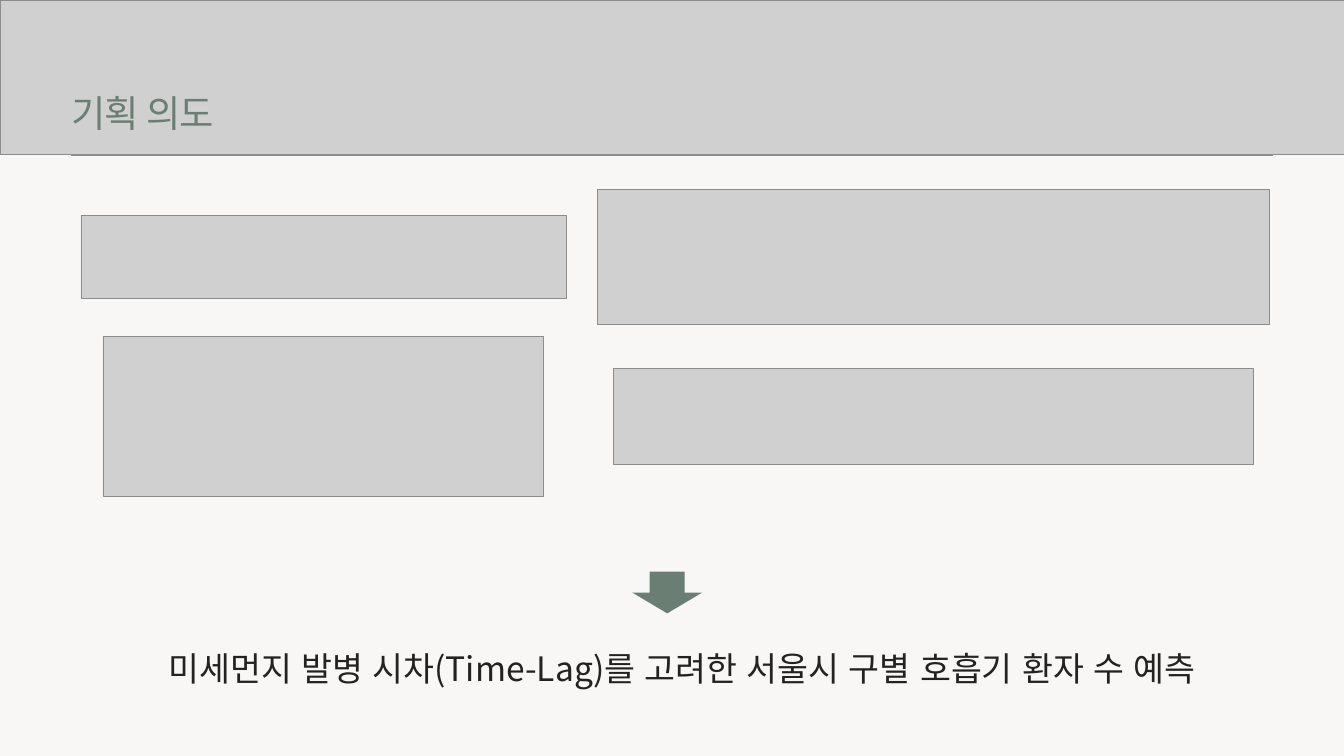
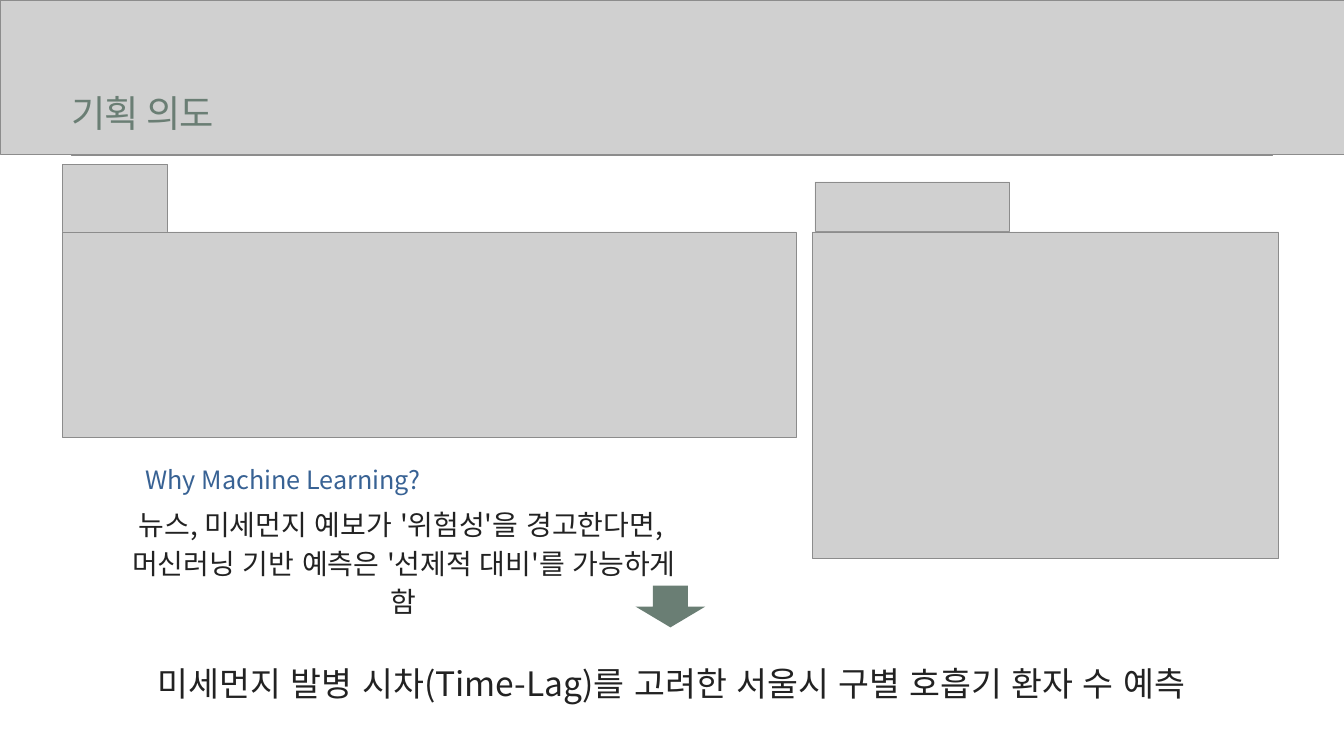
Before and after one commit to ahnjh97/JeongHyunAhn-AI-Project, a slide deck: slide 3 of 1차 Project(Flask,머신러닝)/1. 기획서.pptx. Drawn at 1344x756 pixels with LibreOffice and Linux fonts; fonts in the diff are those of the drawing; grey boxes stand for pictures. Boxes give left, top, right and bottom in pixels: in the first picture for what was removed or moved away, otherwise in the second. Text is boxed around its words. In the diff, an @@ line names an element or a change of style, - is before the commit and + after.

```diff
--- a/1차 Project(Flask,머신러닝)/1. 기획서.pptx
+++ b/1차 Project(Flask,머신러닝)/1. 기획서.pptx
@@ background #F8F7F5 to #FFFFFF @@
@@ picture added at bbox=[62, 165, 167, 232] @@
@@ picture removed at bbox=[597, 189, 1269, 325] @@
@@ picture added at bbox=[815, 182, 1009, 232] @@
@@ picture added at bbox=[62, 232, 796, 437] @@
@@ picture removed at bbox=[81, 215, 565, 298] @@
@@ picture added at bbox=[812, 232, 1278, 558] @@
@@ picture removed at bbox=[103, 337, 543, 497] @@
@@ picture removed at bbox=[613, 368, 1253, 465] @@
@@ text added at bbox=[145, 469, 420, 496], 36 pt, text #386294 @@
+Why Machine Learning?
@@ text added at bbox=[132, 511, 676, 577], 40 pt, text #222222 @@
+뉴스, 미세먼지 예보가 '위험성'을 경고한다면,
+머신러닝 기반 예측은 '선제적 대비'를 가능하게 함
@@ down arrow: place and size @@
-down arrow at bbox=[632, 571, 702, 613]
+down arrow at bbox=[635, 586, 706, 627]
@@ text "미세먼지 발병 시차(Time-Lag)를 고려한 서울시 ...": place and size @@
-text "미세먼지 발병 시차(Time-Lag)를 고려한 서울시 ..." at bbox=[168, 652, 1196, 690]
+text "미세먼지 발병 시차(Time-Lag)를 고려한 서울시 ..." at bbox=[158, 667, 1185, 705]
```
Also in this commit, not shown: 5 other slides changed, 6 other files.
